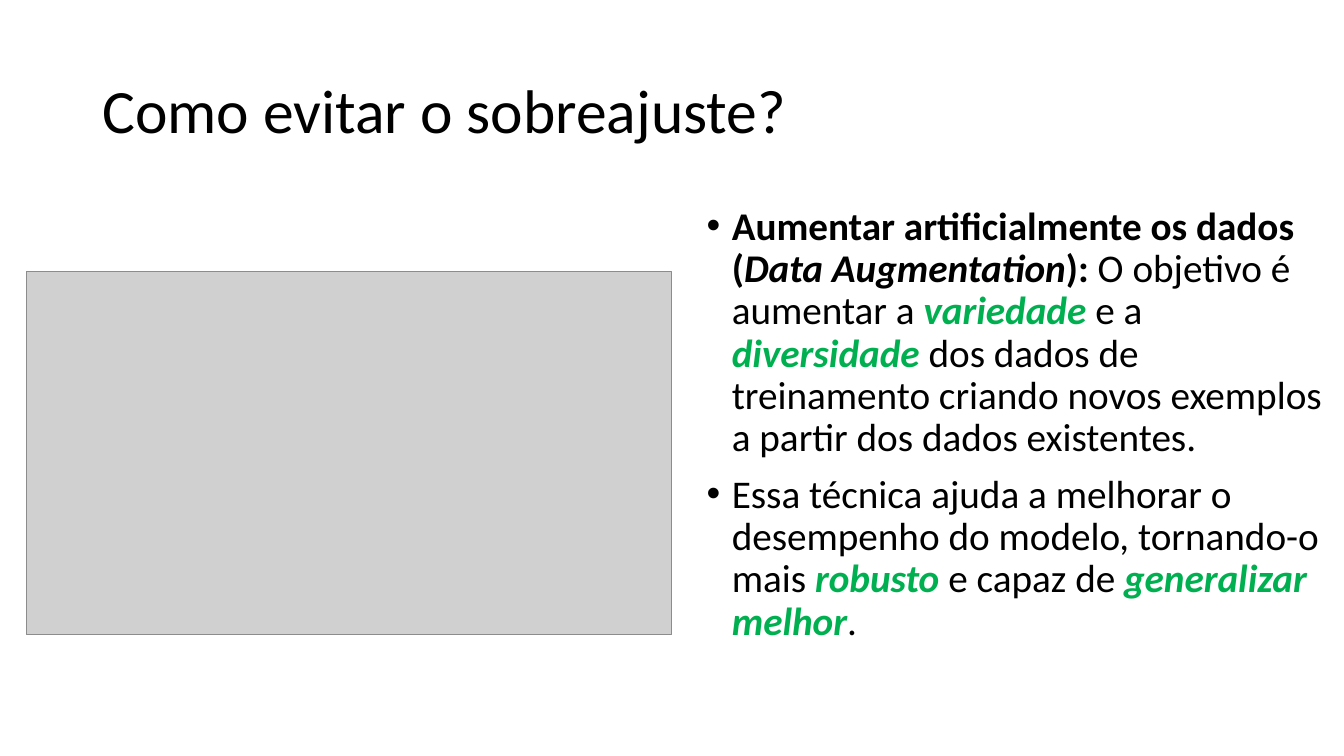
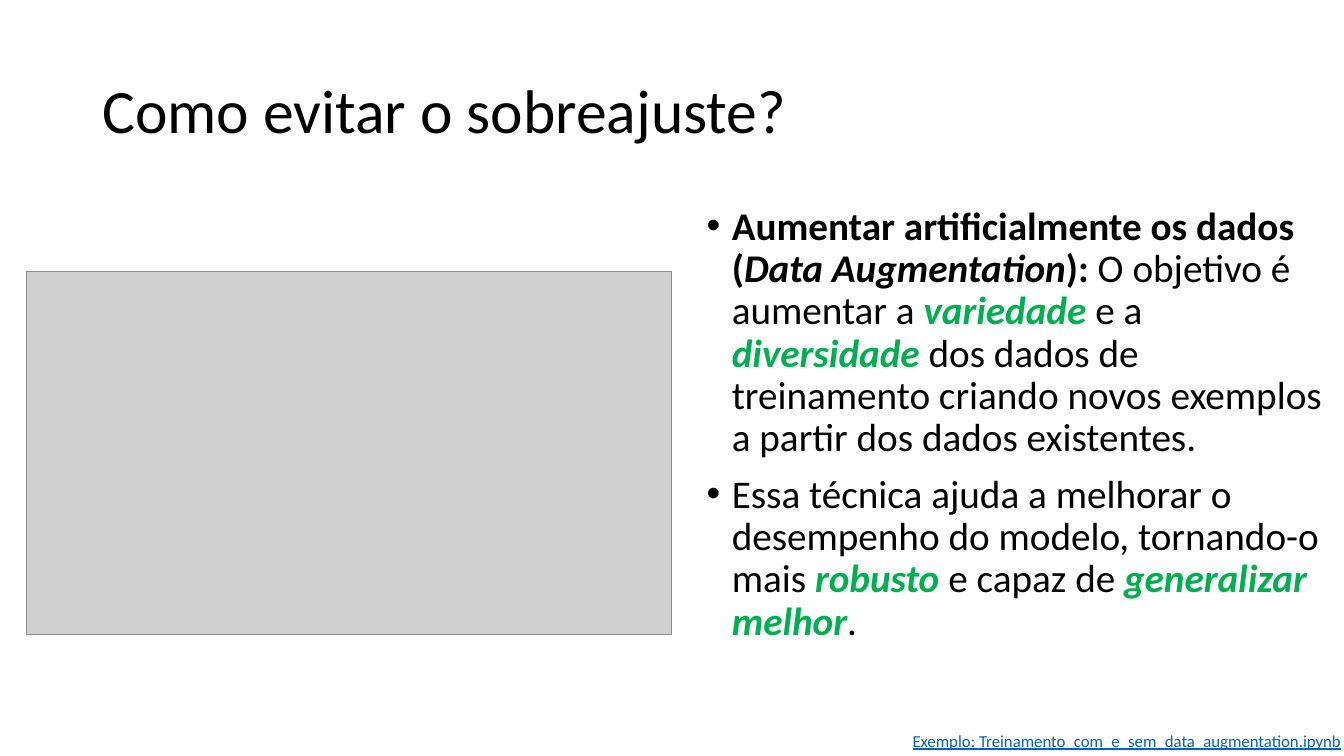
Before and after one commit to zz4fap/tp557-iot-ml, a slide deck: slide 14 of slides/TP557_13_Prevenindo_o_sobreajuste.pptx. Drawn at 1344x756 pixels with LibreOffice and Linux fonts; fonts in the diff are those of the drawing; grey boxes stand for pictures. Boxes give left, top, right and bottom in pixels: in the first picture for what was removed or moved away, otherwise in the second. Text is boxed around its words. In the diff, an @@ line names an element or a change of style, - is before the commit and + after.

```diff
--- a/slides/TP557_13_Prevenindo_o_sobreajuste.pptx
+++ b/slides/TP557_13_Prevenindo_o_sobreajuste.pptx
@@ text added at (913, 735, 1341, 750), 12 pt, text #0563C1, underline @@
+Exemplo: Treinamento_com_e_sem_data_augmentation.ipynb
```
Also in this commit, not shown: 2 other slides changed.
